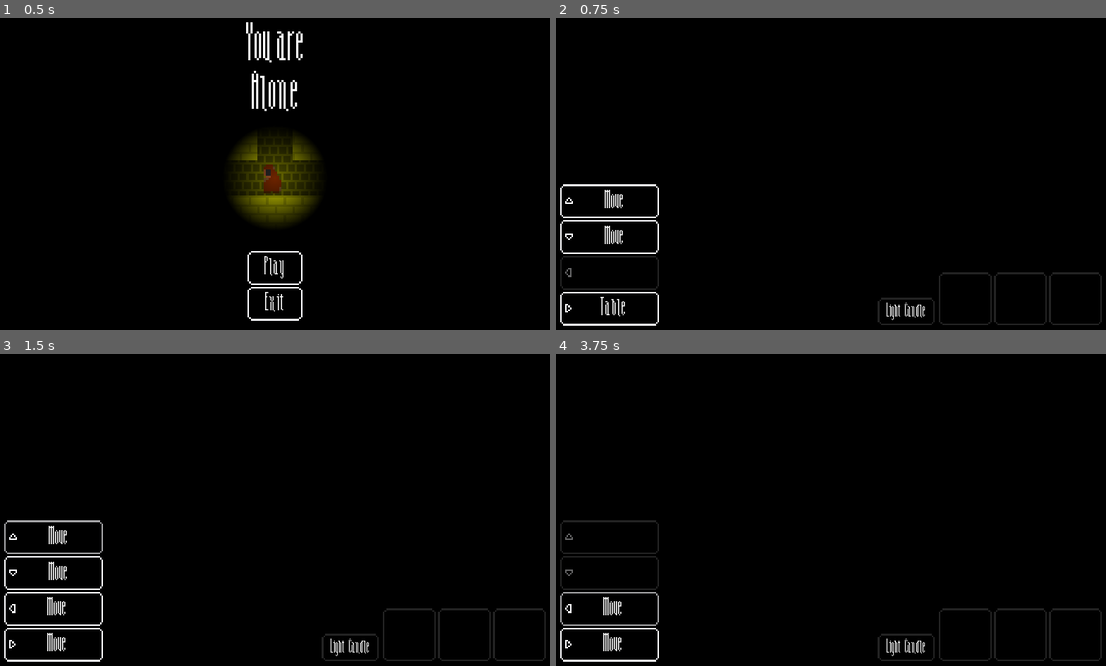
Above: before the commit, frames 1-4 (two rows, left to right).
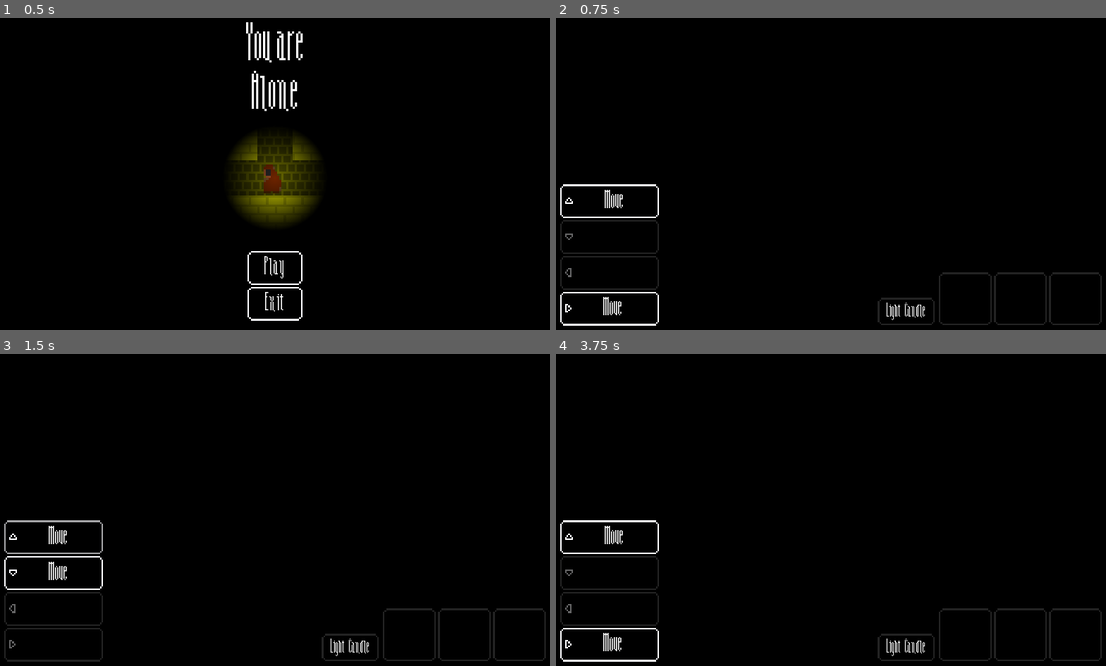
Above: after the commit, the same moments.

Repository: Demindiro/you-are-alone
Game: Godot game, scene res://main_menu.tscn
Same seed, same stepped clock (60 frames per second), same inputs: the game is played once before the commit and once after it. The project has no main scene, so this scene is started directly.
Inputs:
- Up to frame 1 (0.5 s): no input
- Up to frame 2 (0.75 s): click "Play" at 0.5 s
- Up to frame 3 (1.5 s): click "Move" at 1.25 s
- Up to frame 4 (3.75 s): click "Move" at 2 s; click "Move" at 2.75 s; click "Move" at 3.5 s

Frame 1 is identical in both runs. In frame 2, 0.5% of the frame differs, in the area x 0-19%, y 64-96%; in frame 3, 0.7%, in the area x 0-19%, y 76-99%; in frame 4, 0.7%.

Commit message:
Add fountain room

Diff:
--- a/map/generate.gd
+++ b/map/generate.gd
@@ -23,7 +23,7 @@
 	preload("dining_room/dining_room.tres"): 0.5,
 	preload("storage_room/storage_room.tres"): 0.75,
 	preload("library/library.tres"): 0.25,
-	#preload("fountain/fountain.tres"): 0.5
+	preload("fountain/fountain.tres"): 0.5
 }
 #const TILES_PER_MAP := 256
 const TILES_PER_MAP := 32
--- a/map/map.gd
+++ b/map/map.gd
@@ -15,6 +15,17 @@
 	WALL_ID: GWJ30_TileAction_Wall,
 	FLOOR_ID: GWJ30_TileAction_Floor,
 	DOOR_ID: GWJ30_TileAction_Puzzle_Door,
+
+	3: GWJ30_TileAction_Wall,
+	4: GWJ30_TileAction_Wall,
+	5: GWJ30_TileAction_Wall,
+	6: GWJ30_TileAction_Wall,
+	7: GWJ30_TileAction_Wall,
+	8: GWJ30_TileAction_Wall,
+	9: GWJ30_TileAction_Wall,
+	10: GWJ30_TileAction_Wall,
+	11: GWJ30_TileAction_Wall,
+
 	12: GWJ30_TileAction_Chest,
 	13: GWJ30_TileAction_Wall,
 	14: GWJ30_TileAction_Table,
